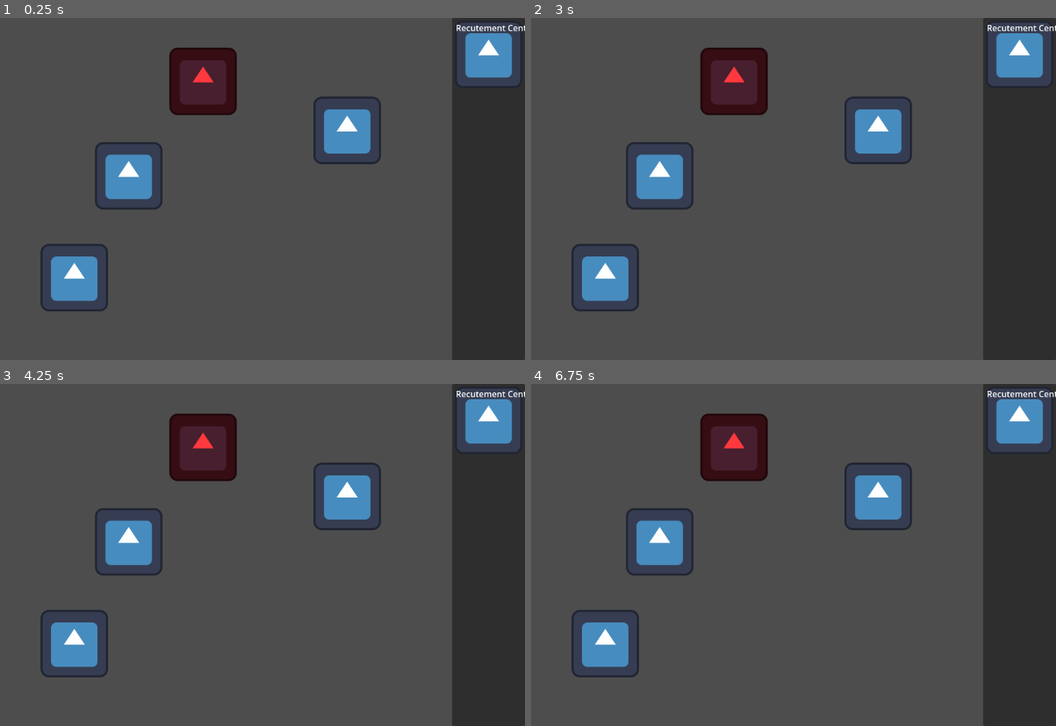
Above: before the commit, frames 1-4 (two rows, left to right).
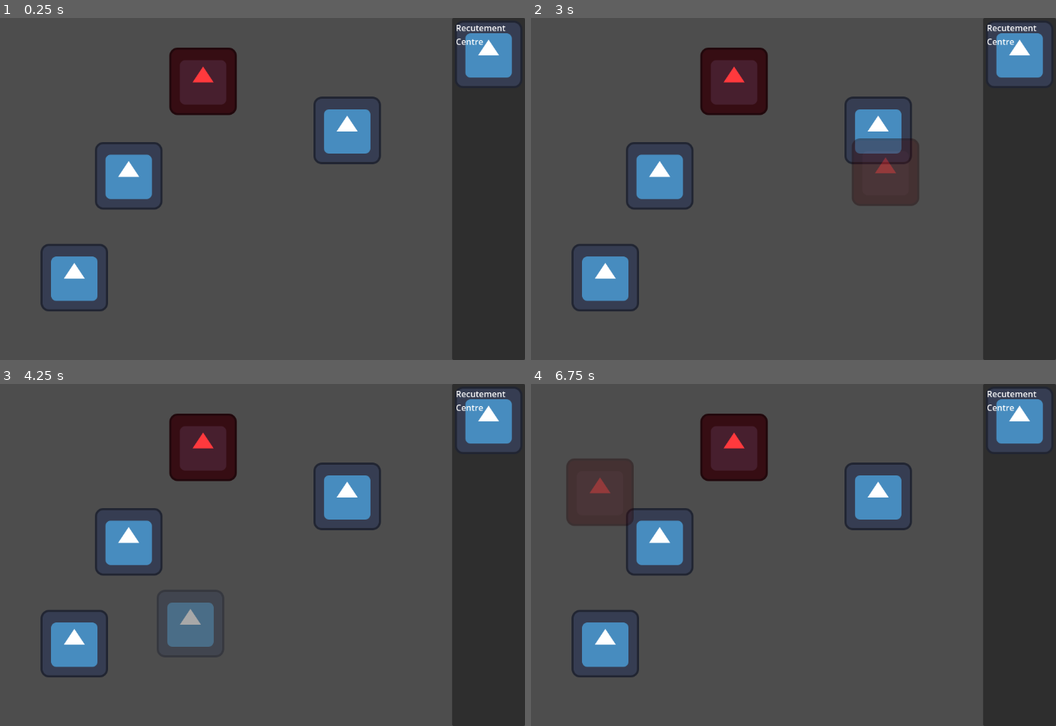
Above: after the commit, the same moments.

Repository: CiaranWoodward/LD55
Game: Godot game, scene res://Map/GameMap.tscn
The game is run twice, just before and just after one commit, with the same random seed, the same clock (stepped at 60 frames per second) and the same inputs. The engine's default icon, where the game draws it, is replaced by a stand-in: a white triangle on a blue panel in a dark square.
Inputs (mouse positions are in pixels of both pictures, inside the frame that each line leads up to):
- Up to frame 1 (0.25 s): no input
- Up to frame 2 (3 s): click "Recutement Centre" at 0.5 s; click "Recutement Centre" at 1.25 s; click "Recutement Centre" at 2 s; tap Enter at 2.75 s; move the mouse to (888, 171) at 2.77 s; click (888, 171) at 2.92 s
- Up to frame 3 (4.25 s): tap Space at 3.5 s; drag from (99, 572) to (189, 623) at 3.52 s
- Up to frame 4 (6.75 s): tap Enter at 4.25, 5.75 s; move the mouse to (814, 479) at 4.27 s; click (814, 479) at 4.42 s; tap Space at 5, 6.5 s; drag from (720, 623) to (567, 503) at 5.02 s; move the mouse to (935, 606) at 5.77 s; click (935, 606) at 5.92 s; drag from (567, 503) to (662, 469) at 6.52 s

The runs differ from the first frame. In frame 1, less than 0.1% of the frame differs, in the area x 86-100%, y 2-9%; in frame 2, 1.6%, in the area x 61-100%, y 2-55%; in frame 3, 1.2%; in frame 4, 1.5%.
Error after the commit: Invalid access to property or key 'game_map' on a base object of type 'Node (Global.gd)'. (res://UI/Cursor.gd:64)

Commit message:
Add build menu and cursor

Diff:
--- a/Buildings/ProductionBuilding.gd
+++ b/Buildings/ProductionBuilding.gd
@@ -8,6 +8,7 @@
 
 @onready var build_timer = Timer.new()
 var cat_count: int = 0 : set = set_cat_count
+var as_ui_part: bool = false : set = set_as_ui_part
 
 # Called when the node enters the scene tree for the first time.
 func _ready():
@@ -22,6 +23,25 @@
 		build_timer.wait_time = base_build_time / (cat_time_multiplier * cat_count)
 		if build_timer.is_stopped():
 			build_timer.start()
+	cat_count = newCount
+
+func set_as_ui_part(newValue):
+	if newValue == as_ui_part:
+		return
+	as_ui_part = newValue
+	if (as_ui_part):
+		build_timer.stop()
+	else:
+		build_timer.start()
+
+func is_cost_affordable() -> bool:
+	return Global.get_resource_count(Global.ResourceType.GOLD) >= cost
+
+func buy():
+	Global.change_resource_count(Global.ResourceType.GOLD, -cost)
+
+func can_build_here() -> bool:
+	return !$BuildPrevention.get_overlapping_areas().is_empty()
 
 # Called every frame. 'delta' is the elapsed time since the previous frame.
 func _process(delta):
--- a/Buildings/ProductionBuilding.tscn
+++ /dev/null
@@ -1,10 +0,0 @@
-[gd_scene load_steps=3 format=3 uid="uid://b46jnk5mbj18j"]
-
-[ext_resource type="Texture2D" uid="uid://bqrlf1ou31xpm" path="res://icon.svg" id="1_mvc5t"]
-[ext_resource type="Script" path="res://Buildings/ProductionBuilding.gd" id="1_prxlj"]
-
-[node name="ProductionBuilding" type="Node2D"]
-script = ExtResource("1_prxlj")
-
-[node name="Graphic" type="Sprite2D" parent="."]
-texture = ExtResource("1_mvc5t")
--- a/Buildings/RecutementCentre.tscn
+++ b/Buildings/RecutementCentre.tscn
@@ -1,10 +1,19 @@
-[gd_scene load_steps=3 format=3 uid="uid://clufegtvym2pa"]
+[gd_scene load_steps=4 format=3 uid="uid://clufegtvym2pa"]
 
-[ext_resource type="Script" path="res://RecutementCentre.gd" id="1_tkvj8"]
+[ext_resource type="Script" path="res://Buildings/RecutementCentre.gd" id="1_b68fl"]
 [ext_resource type="Texture2D" uid="uid://bqrlf1ou31xpm" path="res://icon.svg" id="2_w60tc"]
 
+[sub_resource type="RectangleShape2D" id="RectangleShape2D_o5ibk"]
+size = Vector2(135, 136.5)
+
 [node name="Recutement Centre" type="Node2D"]
-script = ExtResource("1_tkvj8")
+script = ExtResource("1_b68fl")
 
 [node name="Graphic" type="Sprite2D" parent="."]
 texture = ExtResource("2_w60tc")
+
+[node name="BuildPrevention" type="Area2D" parent="."]
+
+[node name="BuildPreventionShape" type="CollisionShape2D" parent="BuildPrevention"]
+position = Vector2(0.5, -0.25)
+shape = SubResource("RectangleShape2D_o5ibk")
--- a/Global.gd
+++ b/Global.gd
@@ -1,6 +1,8 @@
 extends Node
 
 signal resource_updated
+
+var cursor : Cursor
 
 enum BuildingType {
 	PORTAL,
@@ -32,7 +34,7 @@
 		BuildingType.NURSING_HOME: return "Nursing Home"
 		BuildingType.FISH_POND: return "Fish Pond"
 	return ""
-func get_building_class(type: BuildingType) -> Resource:
+func get_building_class(type: BuildingType) -> PackedScene:
 	match(type):
 		BuildingType.PORTAL: return load("res://Buildings/Portal.tscn")
 		BuildingType.RECUTEMENT_CENTRE: return load("res://Buildings/RecutementCentre.tscn")
@@ -55,7 +57,7 @@
 
 # Called when the node enters the scene tree for the first time.
 func _ready():
-	pass # Replace with function body.
+	set_resource_count(ResourceType.GOLD, 30)
 
 # Called every frame. 'delta' is the elapsed time since the previous frame.
 func _process(delta):
--- a/Map/GameMap.tscn
+++ b/Map/GameMap.tscn
@@ -1,8 +1,9 @@
-[gd_scene load_steps=4 format=3 uid="uid://cseq0jcpd6rfc"]
+[gd_scene load_steps=5 format=3 uid="uid://cseq0jcpd6rfc"]
 
 [ext_resource type="PackedScene" uid="uid://clufegtvym2pa" path="res://Buildings/RecutementCentre.tscn" id="1_p3gag"]
 [ext_resource type="PackedScene" uid="uid://bntc8r0gvpd8m" path="res://Buildings/Portal.tscn" id="2_4o8v8"]
 [ext_resource type="PackedScene" uid="uid://cx4vxmlqmobql" path="res://UI/HUD.tscn" id="3_o1tnc"]
+[ext_resource type="PackedScene" uid="uid://ckplrxq1lxetw" path="res://UI/Cursor.tscn" id="4_0ycld"]
 
 [node name="GameMap" type="Node2D"]
 
@@ -19,3 +20,8 @@
 position = Vector2(542, 120)
 
 [node name="Hud" parent="." instance=ExtResource("3_o1tnc")]
+
+[node name="Cursor" parent="." instance=ExtResource("4_0ycld")]
+idle_color = null
+invalid_color = null
+valid_color = null
--- /dev/null
+++ b/UI/BuildButton.gd
@@ -0,0 +1,21 @@
+extends MarginContainer
+
+@export var building_type : Global.BuildingType
+
+@onready var target_building = Global.get_building_class(building_type).instantiate()
+
+# Called when the node enters the scene tree for the first time.
+func _ready():
+	$ARContainer/Button/Label.text = Global.get_building_name(building_type)
+	Global.resource_updated.connect(_resources_updated)
+	_resources_updated()
+
+func _resources_updated():
+	visible = target_building.is_cost_affordable()
+
+# Called every frame. 'delta' is the elapsed time since the previous frame.
+func _process(delta):
+	pass
+
+func _on_button_pressed():
+	Global.cursor.set_building(Global.get_building_class(building_type).instantiate())
--- a/UI/BuildButton.tscn
+++ b/UI/BuildButton.tscn
@@ -1,6 +1,7 @@
-[gd_scene load_steps=2 format=3 uid="uid://ecrxxvvrint6"]
+[gd_scene load_steps=3 format=3 uid="uid://ecrxxvvrint6"]
 
 [ext_resource type="Texture2D" uid="uid://bqrlf1ou31xpm" path="res://icon.svg" id="1_kfu6y"]
+[ext_resource type="Script" path="res://UI/BuildButton.gd" id="1_srvfg"]
 
 [node name="BuildButton" type="MarginContainer"]
 anchors_preset = 15
@@ -12,19 +13,25 @@
 theme_override_constants/margin_top = 5
 theme_override_constants/margin_right = 5
 theme_override_constants/margin_bottom = 5
+script = ExtResource("1_srvfg")
 
-[node name="AspectRatioContainer" type="AspectRatioContainer" parent="."]
+[node name="ARContainer" type="AspectRatioContainer" parent="."]
 layout_mode = 2
 
-[node name="TextureButton" type="TextureButton" parent="AspectRatioContainer"]
+[node name="Button" type="TextureButton" parent="ARContainer"]
 layout_mode = 2
 texture_normal = ExtResource("1_kfu6y")
 stretch_mode = 5
 
-[node name="Label" type="Label" parent="AspectRatioContainer/TextureButton"]
+[node name="Label" type="Label" parent="ARContainer/Button"]
 layout_mode = 2
+anchor_right = 1.0
+anchor_bottom = 1.0
 offset_left = 2.0
 offset_top = 2.0
-offset_right = 153.0
-offset_bottom = 25.0
-text = "Recutement Centre"
+offset_right = 1.0
+offset_bottom = -96.0
+text = "Placeholder"
+autowrap_mode = 3
+
+[connection signal="pressed" from="ARContainer/Button" to="." method="_on_button_pressed"]
--- /dev/null
+++ b/UI/Cursor.gd
@@ -0,0 +1,79 @@
+class_name Cursor
+extends Node2D
+
+enum ActionType {NONE, BUILD, DRAG}
+
+@export var idle_color : Color = Color.WHITE
+@export var invalid_color : Color = Color.RED
+@export var valid_color : Color = Color.WHITE
+
+var _current_building: ProductionBuilding
+var _current_action : ActionType = ActionType.NONE
+var _mouse_pressed = false
+
+func _unhandled_input(event):
+	if event is InputEventMouseButton && (event.button_index == MOUSE_BUTTON_LEFT):
+		var e = event as InputEventMouseButton
+		if e.is_pressed():
+			_mouse_pressed = true
+			_apply_pressed_action()
+		else:
+			if _mouse_pressed:
+				_apply_released_action()
+			_mouse_pressed = false
+	if event is InputEventMouseButton && (event.button_index == MOUSE_BUTTON_RIGHT):
+		var e = event as InputEventMouseButton
+		if e.is_pressed():
+			clear_action()
+
+# Called when the node enters the scene tree for the first time.
+func _ready():
+	Global.cursor = self
+
+# Called every frame. 'delta' is the elapsed time since the previous frame.
+func _process(delta):
+	position = get_global_mouse_position()
+
+# Called every physics tick. 'delta' is the elapsed time since the previous tick.
+func _physics_process(delta):
+	if _current_action == ActionType.BUILD:
+		if !_current_building.is_cost_affordable():
+			clear_action()
+		elif _current_building.can_build_here():
+			$Building.modulate = invalid_color
+		else:
+			$Building.modulate = valid_color
+
+func _change_action(newAction: ActionType):
+	_remove_building()
+	_current_action = newAction
+
+func _remove_building():
+	if is_instance_valid(_current_building):
+		$Building.remove_child(_current_building)
+		_current_building.queue_free()
+	_current_building = null
+	return
+
+func _apply_pressed_action():
+	pass
+
+func _apply_released_action():
+	if _current_action == ActionType.BUILD:
+		var gcoords = _current_building.global_position
+		Global.game_map.add_child(_current_building)
+		_current_building.global_position = gcoords
+		_current_building.as_ui_part = false
+		_current_building.buy()
+		_current_building = null
+		clear_action()
+
+func clear_action():
+	_change_action(ActionType.NONE)
+
+func set_building(newBuilding: ProductionBuilding):
+	_remove_building()
+	_change_action(ActionType.BUILD)
+	_current_building = newBuilding
+	$Building.add_child(_current_building)
+	_current_building.as_ui_part = true
--- /dev/null
+++ b/UI/Cursor.tscn
@@ -0,0 +1,10 @@
+[gd_scene load_steps=2 format=3 uid="uid://ckplrxq1lxetw"]
+
+[ext_resource type="Script" path="res://UI/Cursor.gd" id="1_y8trr"]
+
+[node name="Cursor" type="Node2D"]
+script = ExtResource("1_y8trr")
+invalid_color = Color(1, 0.117647, 0.121569, 0.392157)
+valid_color = Color(1, 1, 1, 0.509804)
+
+[node name="Building" type="Node2D" parent="."]
--- a/UI/HUD.tscn
+++ b/UI/HUD.tscn
@@ -18,3 +18,4 @@
 
 [node name="BuildButton" parent="PanelContainer/BuildButtons" instance=ExtResource("1_bbo6i")]
 layout_mode = 2
+building_type = 1
Renamed: RecutementCentre.gd -> Buildings/RecutementCentre.gd
